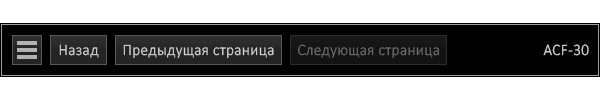
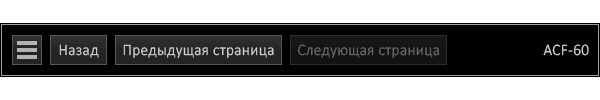
The second w=600, h=100 image is a revision of the first. Changes to its layers:
painted on "CAR NUMBER (01-99)" over [573, 44, 581, 56]
